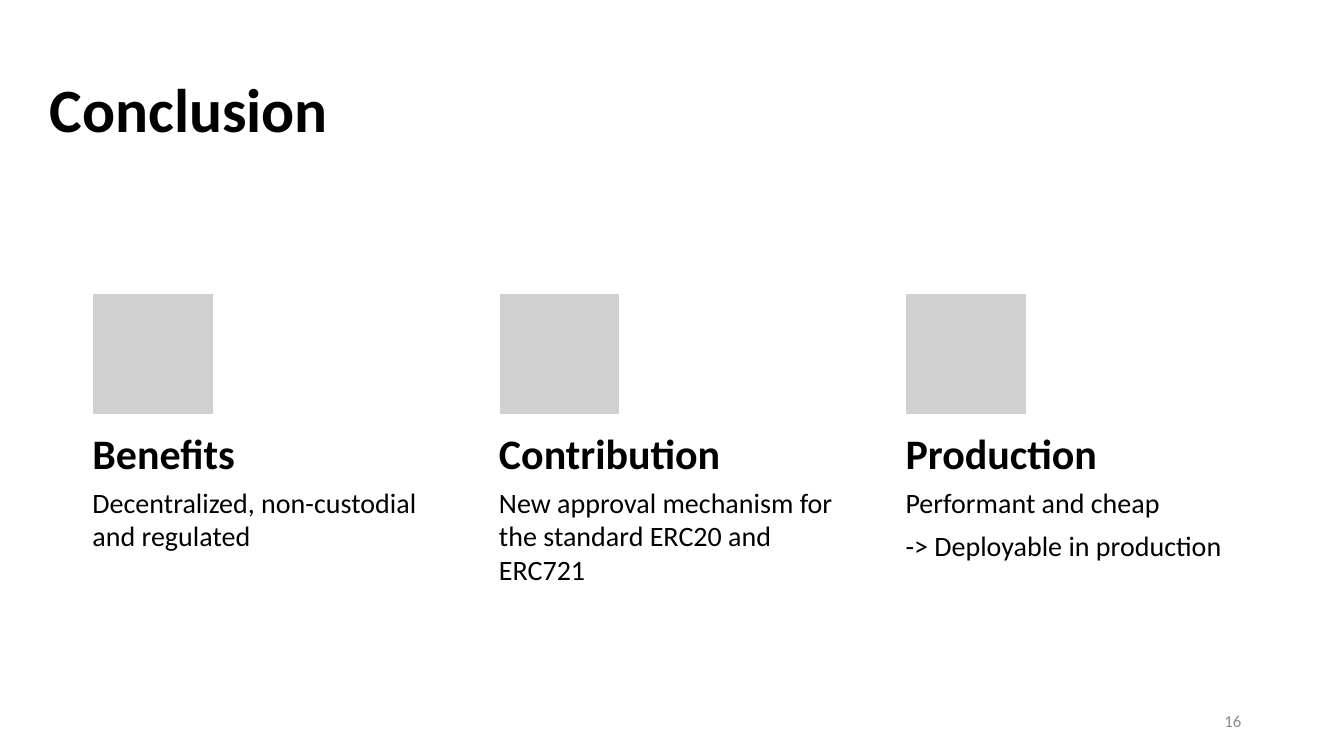
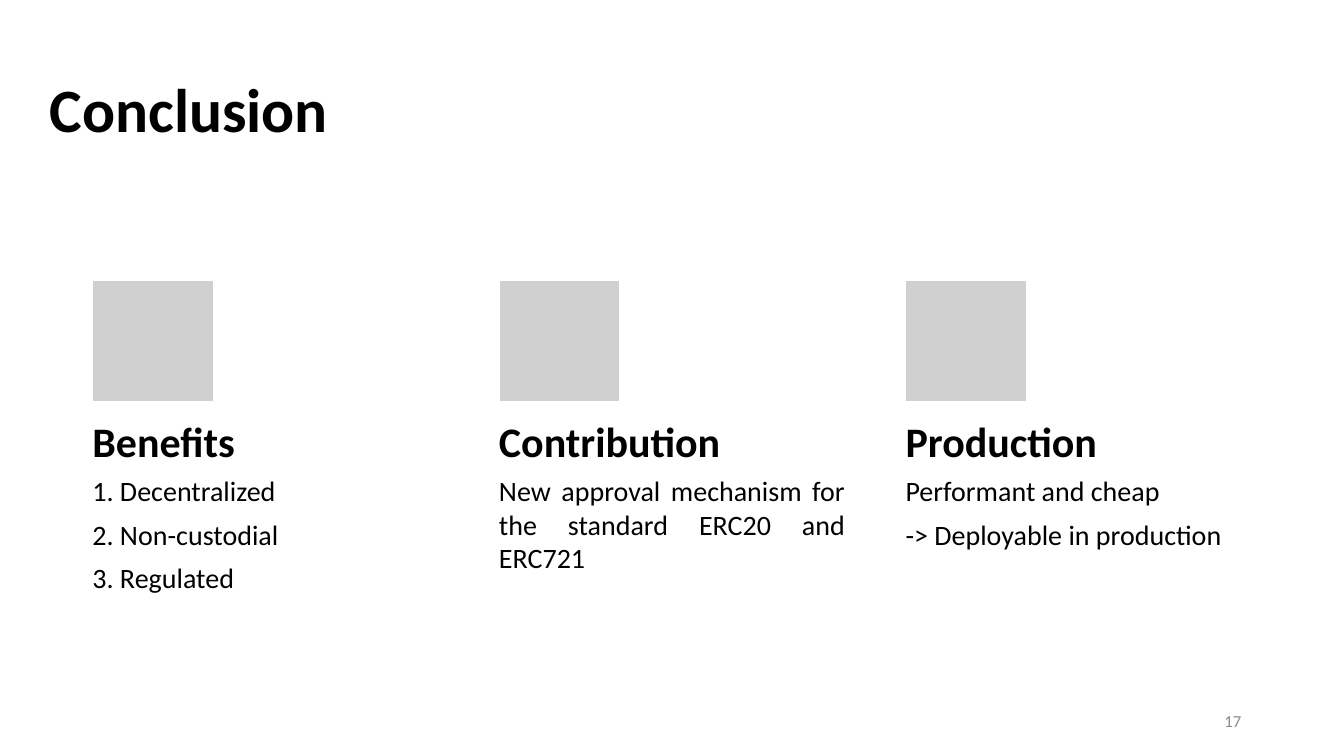
Before and after one commit to yanngabb/marketplace, a slide deck: slide 17 of rapport/Master_Thesis_Presentation_Yann_Gabbud.pptx (slide 16 before the commit). Drawn at 1344x756 pixels with LibreOffice and Linux fonts; fonts in the diff are those of the drawing; grey boxes stand for pictures. Boxes give left, top, right and bottom in pixels: in the first picture for what was removed or moved away, otherwise in the second. Text is boxed around its words. In the diff, an @@ line names an element or a change of style, - is before the commit and + after.

```diff
--- a/rapport/Master_Thesis_Presentation_Yann_Gabbud.pptx
+++ b/rapport/Master_Thesis_Presentation_Yann_Gabbud.pptx
@@ 3 pictures: place and size @@
-3 pictures at bbox=[93, 294, 1026, 415]
+3 pictures at bbox=[93, 280, 1026, 401]
@@ alignment left to justified in 5 elements at bbox=[906, 481, 1221, 550], bbox=[499, 481, 845, 568], bbox=[92, 427, 234, 458], bbox=[906, 427, 1097, 458], bbox=[499, 427, 720, 458] @@
@@ 3 texts: place and size @@
-3 texts at bbox=[92, 439, 1097, 470]
+3 texts at bbox=[92, 427, 1097, 458]
@@ text "New approval mechanism for the ...": place and size @@
-text "New approval mechanism for the ..." at bbox=[499, 493, 832, 580]
+text "New approval mechanism for the ..." at bbox=[499, 481, 845, 568]
@@ text "Performant and cheap": place and size @@
-text "Performant and cheap" at bbox=[906, 493, 1221, 561]
+text "Performant and cheap" at bbox=[906, 481, 1221, 550]
@@ text at bbox=[92, 481, 278, 593]: text changed @@
-Decentralized, non-custodial and regulated
+1. Decentralized
+2. Non-custodial
+3. Regulated
@@ page number at bbox=[1224, 716, 1241, 727]: text changed @@
-16
+17
```
Also in this commit, not shown: 3 other slides changed, 1 slide added.
